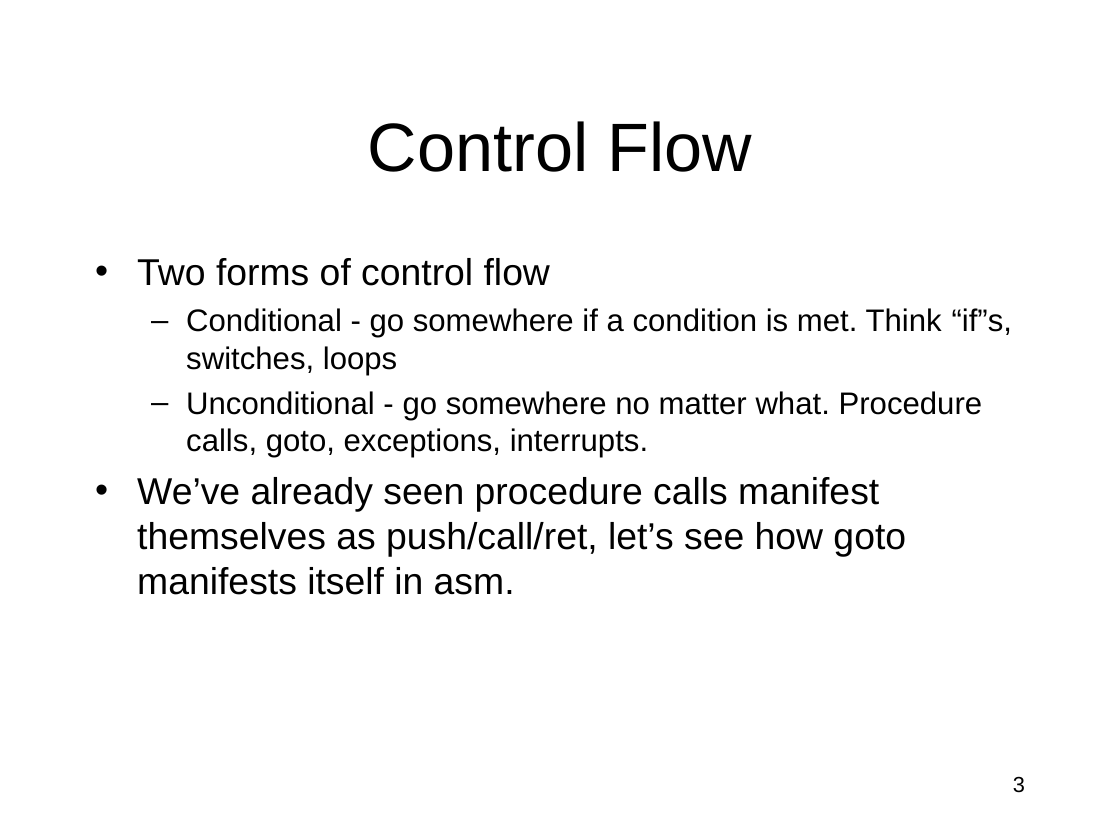
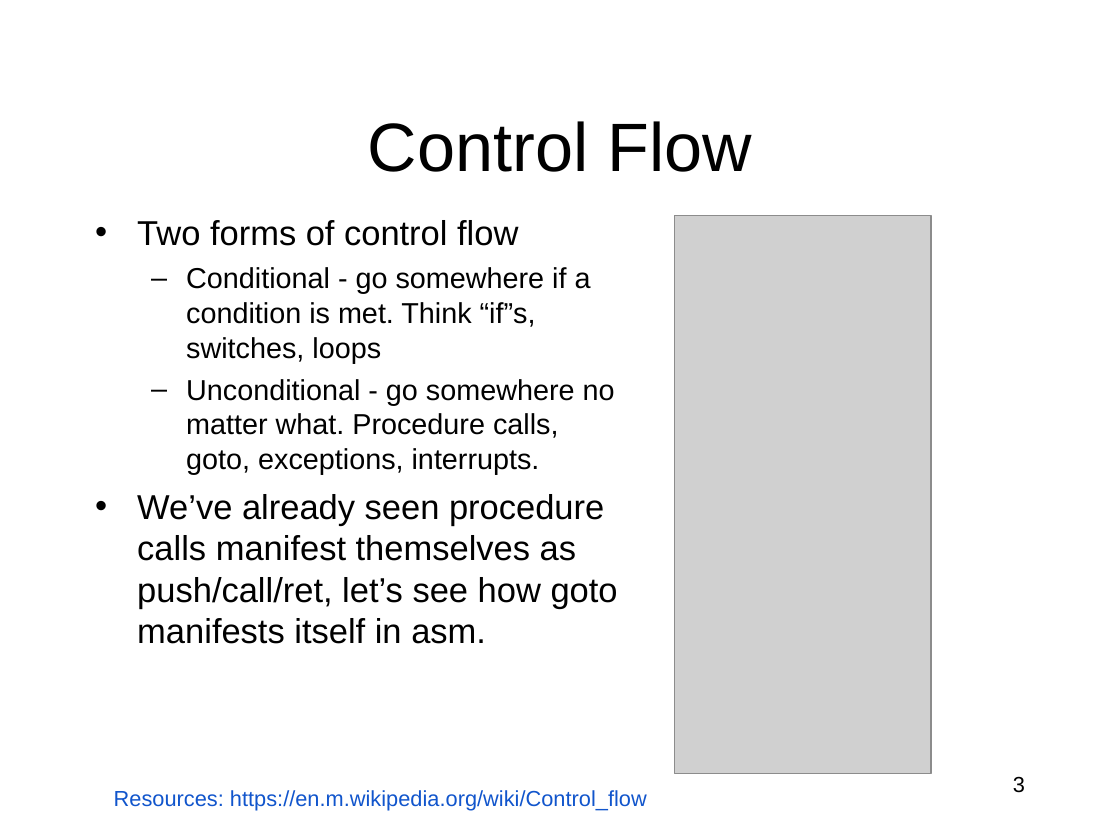
Before and after one commit to RobotMafiaCTF/RE_VR_Training, a slide deck: slide 3 of assembly/ppts/IntroductionToIntelx86-Part3.ppt. Drawn at 1120x840 pixels with LibreOffice and Linux fonts; fonts in the diff are those of the drawing; grey boxes stand for pictures. Boxes give left, top, right and bottom in pixels: in the first picture for what was removed or moved away, otherwise in the second. Text is boxed around its words. In the diff, an @@ line names an element or a change of style, - is before the commit and + after.

```diff
--- a/assembly/ppts/IntroductionToIntelx86-Part3.ppt
+++ b/assembly/ppts/IntroductionToIntelx86-Part3.ppt
@@ text "Two forms of control flow": place and size @@
-text "Two forms of control flow" at (137, 258, 1012, 595)
+text "Two forms of control flow" at (137, 220, 618, 644)
@@ text "Two forms of control flow" at (137, 220, 618, 644): size 24 to 22.2 pt in "Two forms of control flow", "We’ve already seen procedure calls manifest themselves ..."; size 20 to 18.5 pt in "Conditional - go somewhere if a condition ...", "Unconditional - go somewhere no matter what. ..." @@
@@ picture added at (674, 216, 931, 774) @@
@@ text added at (114, 790, 647, 810), 14 pt, text #1155CC @@
+Resources: https://en.m.wikipedia.org/wiki/Control_flow
```
Also in this commit, not shown: 8 other slides changed, 2 slides added, 1 other file.
